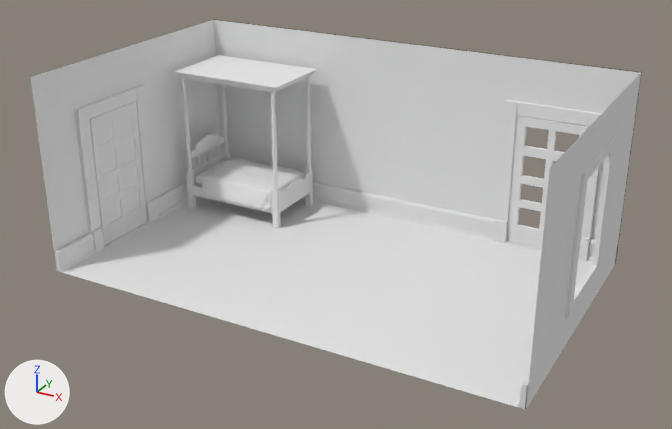
The Blender file Assets/models/floor_2/bedroom_n_center/bedroom_n_center.blend: old version first, new version second.
Both versions are drawn from a camera (50 mm lens) standing at (18.2, -33.4, 19.3) and looking at (0.2, -0.6, 2.9). Arrows for +X, +Y and +Z are at lower left; the lights stay in place.

Names of what the first picture shows: 'Plane', 'canopy', 'door_balcony', 'door_main', 'doorway_south', 'doorway_south.001', 'floor', 'floorboard_e.001', 'floorboard_e.002', 'floorboard_e.003', 'floortrim', 'headboadr_poles', 'main_door_jam_e', 'main_door_jam_w', 'mattress', 'wall_n', 'wall_s', 'wall_w.001', 'window_frame'.
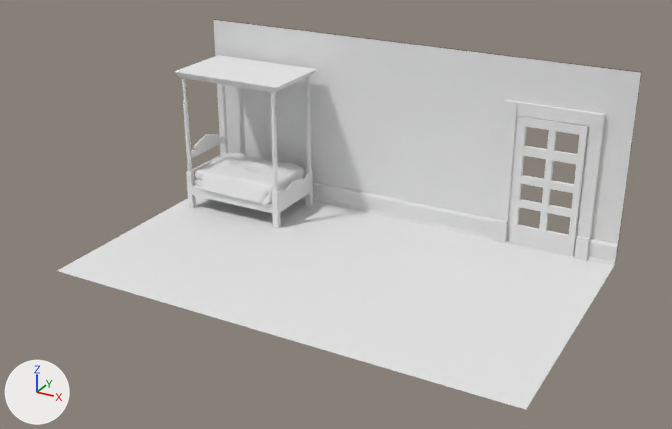
Where the change shows, as pixel boxes [x1, y1, x2, y2] in the pictures (672 x 429 px):
'wall_s', hidden: before [30, 20, 221, 271]
'wall_n', hidden: before [526, 72, 642, 409]
'door_main', hidden: before [90, 101, 146, 246]
'doorway_south', hidden: before [74, 85, 157, 253]
'Plane', moved: before [201, 157, 305, 210]; after [201, 152, 305, 205]
'window_frame', hidden: before [565, 137, 615, 319]
'floorboard_e.003', hidden: before [55, 177, 198, 272]
'floorboard_e.002', hidden: before [517, 373, 530, 409]
'mattress', moved: before [196, 168, 214, 185]; after [195, 164, 214, 180]
'main_door_jam_e', hidden: before [88, 119, 102, 228]
'floortrim', hidden: before [104, 222, 150, 249]
'headboadr_poles', hidden: before [193, 144, 222, 169]
'pollow', moved: before [211, 158, 230, 170]; after [210, 153, 230, 165]
'main_door_jam_w', hidden: before [135, 101, 147, 222]
'mattress.001', added: after [196, 179, 286, 202]

The change in detail:
Object 'headboadr_poles' (ob_headboadr_poles) is now hidden.
Object 'main_door_jam_w' (ob_main_door_jam_w) is now hidden.
Object 'main_door_jam_e' (ob_main_door_jam_e) is now hidden.
Object 'door_main' (ob_door_main) is now hidden.
Object 'floorboard_e.003' (ob_floorboard_e_003) is now hidden.
Object 'doorway_south' (ob_doorway_south) is now hidden.
Object 'floortrim' (ob_floortrim) is now hidden.
Object 'wall_s' (ob_wall_s) is now hidden.
Object 'floorboard_e.002' (ob_floorboard_e_002) is now hidden.
Object 'window_frame' (ob_window_frame) is now hidden.
Object 'wall_n' (ob_wall_n) is now hidden.
In object 'Plane' (ob_plane), parent is now set to ob_mattress.
In object 'Plane' (ob_plane), matrix_parent_inverse is now set to Matrix(((0.42, 0.0, 0.0, 3.127), (0.0, 0.628, 0.0, -2.519), (0.0, 0.0, 3.871, -5.995), (0.0, 0.0, 0.0, 1.0))).
Object 'mattress' (ob_mattress) moves from (-7.0, 3.5, 1.549) to (-7.0, 3.5, 1.824).
In object 'pollow' (ob_pollow), parent goes from ob_bed to ob_mattress.
In object 'pollow' (ob_pollow), matrix_parent_inverse goes from Matrix(((1.0, 0.0, 0.0, 7.0), (0.0, 1.0, 0.0, -3.5), (0.0, 0.0, 1.0, -1.0), (0.0, 0.0, 0.0, 1.0))) to Matrix(((0.42, 0.0, 0.0, 3.127), (0.0, 0.628, 0.0, -2.519), (0.0, 0.0, 3.871, -5.995), (0.0, 0.0, 0.0, 1.0))).
Object 'pollow' (ob_pollow) moves from (-8.58, 3.933, 1.88) to (-9.029, 4.388, 1.88).
Object 'mattress.001' (ob_mattress_001) is new; it shows a copy of the mesh of ob_mattress.
Its parent is ob_bed.
Its matrix parent inverse is Matrix(((1.0, 0.0, 0.0, 7.0), (0.0, 1.0, 0.0, -3.5), (0.0, 0.0, 1.0, -1.0), (0.0, 0.0, 0.0, 1.0))).
Its location is (-7.0, 3.5, 1.341).
Its scale is (2.38, 1.59, 0.258).
